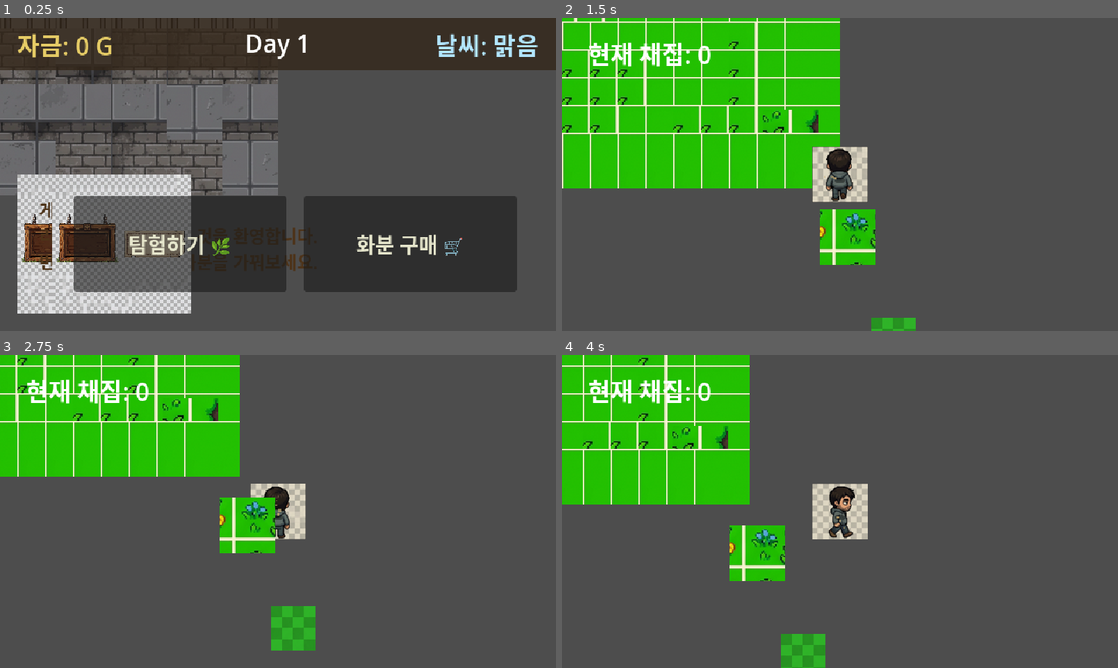
Above: before the commit, frames 1-4 (two rows, left to right).
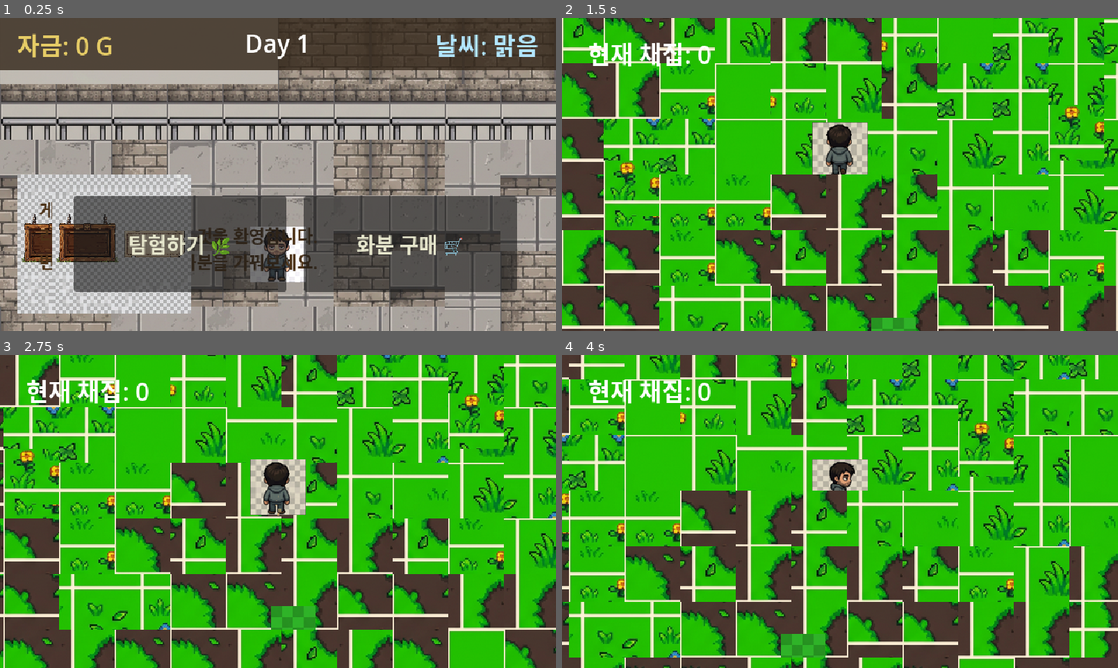
Above: after the commit, the same moments.

Repository: 9959930-code/plant-collector-game
Game: Godot game, scene res://Scenes/MainGame.tscn
Two runs of this game, one before a commit and one after it. Both use one fixed random seed, a clock stepped at 60 frames per second and the inputs below. This scene is started directly instead of the project's main scene.
Inputs (mouse positions are in pixels of both pictures, inside the frame that each line leads up to):
- Up to frame 1 (0.25 s): no input
- Up to frame 2 (1.5 s): click "탐험하기 🌿" at 0.5 s; tap Enter (ui_accept) at 1.25 s; move the mouse to (962, 158) at 1.27 s; hold Right (ui_right) from 1.28 s (still down); tap Space at 1.35 s; click (962, 158) at 1.42 s
- Up to frame 3 (2.75 s): tap Enter (ui_accept) at 1.52, 2.27 s; move the mouse to (166, 527) at 2.02 s; release Right (ui_right) at 2.03 s; hold Down (ui_down) from 2.03 s (still down); tap Space at 2.1 s
- Up to frame 4 (4 s): move the mouse to (895, 442) at 2.77 s; release Down (ui_down) at 2.78 s; hold Right (ui_right) 2.78-3.53 s; tap Space at 2.85, 3.6 s; move the mouse to (812, 574) at 3.52 s; hold Up (ui_up) from 3.53 s (still down); click (812, 574) at 3.67 s; tap Enter (ui_accept) at 3.77 s

The runs differ from the first frame. In frame 1, 60% of the frame differs, in the area x 0-100%, y 0-100%; in frame 2, 85%; in frame 3, 89%; in frame 4, 89%.

Commit message:
✨ 에셋 정교화 v2 연동 및 집/들판, 플레이어 완성 (Step 5~7)
- VISUAL_GUIDE.md 픽셀아트 실무 지시서 추가
- FieldMap.gd/tscn: Godot 4 오토타일(Terrain) 활용 유기적 들판 재작성 로직 반영, MapBounds 범위를 Viewport 2x 해상도(2560x1536)로 보정
- MainGame.tscn: 3/4 탑다운 타일맵 크기 증설, 카메라 및 충돌체 락, Player 씬 하드코딩 투입 추가
- Player.tscn/gd: 치비 스프라이트시트 256x256 최적화 파싱 적용, 발 밑(Y-Sort) 그림자 및 충돌 오프셋 일치화 점검

Diff:
--- a/Scenes/MainGame.tscn
+++ b/Scenes/MainGame.tscn
@@ -3,6 +3,7 @@
 [ext_resource type="Script" path="res://Scripts/MainGame.gd" id="1_main"]
 [ext_resource type="Texture2D" path="res://Assets/Images/balcony_tileset.png" id="2_tiles"]
 [ext_resource type="Texture2D" path="res://Assets/Images/ui_panels_retro.png" id="3_ui"]
+[ext_resource type="PackedScene" path="res://Scenes/Player.tscn" id="4_player"]
 
 [sub_resource type="TileSetAtlasSource" id="TileSetAtlasSource_balcony"]
 texture = ExtResource("2_tiles")
@@ -62,6 +63,12 @@
 tile_size = Vector2i(64, 64)
 sources/0 = SubResource("TileSetAtlasSource_balcony")
 
+[sub_resource type="RectangleShape2D" id="RectangleShape2D_wall"]
+size = Vector2(1280, 20)
+
+[sub_resource type="RectangleShape2D" id="RectangleShape2D_side"]
+size = Vector2(20, 720)
+
 [node name="MainGame" type="Node2D"]
 script = ExtResource("1_main")
 
@@ -75,11 +82,39 @@
 [node name="Camera2D" type="Camera2D" parent="."]
 position = Vector2(640, 360)
 
+[node name="DirectionalLight2D" type="DirectionalLight2D" parent="."]
+color = Color(1, 0.9, 0.8, 1)
+energy = 0.5
+shadow_enabled = true
+shadow_color = Color(0, 0, 0, 0.3)
+
+[node name="MapBounds" type="StaticBody2D" parent="."]
+collision_mask = 0
+
+[node name="Top" type="CollisionShape2D" parent="MapBounds"]
+position = Vector2(640, 240)
+shape = SubResource("RectangleShape2D_wall")
+
+[node name="Bottom" type="CollisionShape2D" parent="MapBounds"]
+position = Vector2(640, 730)
+shape = SubResource("RectangleShape2D_wall")
+
+[node name="Left" type="CollisionShape2D" parent="MapBounds"]
+position = Vector2(-10, 360)
+shape = SubResource("RectangleShape2D_side")
+
+[node name="Right" type="CollisionShape2D" parent="MapBounds"]
+position = Vector2(1290, 360)
+shape = SubResource("RectangleShape2D_side")
+
 [node name="Environment" type="Node2D" parent="."]
 y_sort_enabled = true
 
 [node name="PotsContainer" type="Node2D" parent="Environment"]
 y_sort_enabled = true
+
+[node name="Player" parent="Environment" instance=ExtResource("4_player")]
+position = Vector2(640, 480)
 
 [node name="UI" type="CanvasLayer" parent="."]
 
--- a/Scenes/Player.tscn
+++ b/Scenes/Player.tscn
@@ -25,15 +25,14 @@
 collision_mask = 1
 
 [node name="Shadow" type="Panel" parent="."]
-offset_left = -6.0
-offset_top = 4.0
-offset_right = 6.0
-offset_bottom = 10.0
+offset_left = -12.0
+offset_top = -2.0
+offset_right = 12.0
+offset_bottom = 4.0
 theme_override_styles/panel = SubResource("StyleBoxFlat_shadow")
 
 [node name="AnimatedSprite2D" type="AnimatedSprite2D" parent="."]
-# 삭제: scale = Vector2(0.22, 0.22) (원래 이미지 크기를 그대로 사용)
-offset = Vector2(0, -14)
+offset = Vector2(0, -28)
 
 [node name="DustParticles" type="CPUParticles2D" parent="."]
 position = Vector2(0, 6)
@@ -54,7 +53,7 @@
 color_ramp = SubResource("Gradient_dust")
 
 [node name="CollisionShape2D" type="CollisionShape2D" parent="."]
-position = Vector2(0, 4)
+position = Vector2(0, 0)
 shape = SubResource("RectangleShape2D_player")
 
 [node name="InteractRay" type="RayCast2D" parent="."]
--- a/Scripts/FieldMap.gd
+++ b/Scripts/FieldMap.gd
@@ -32,22 +32,26 @@
 		update_ui()
 
 func _generate_procedural_map():
-	# 동적 타일맵 레이어 생성
 	tilemap = TileMapLayer.new()
 	tilemap.y_sort_enabled = true
 	add_child(tilemap)
 	move_child(tilemap, 0)
 
 	var tileset = TileSet.new()
-	tileset.tile_size = Vector2i(32, 32)
+	tileset.tile_size = Vector2i(64, 64)
+
+	# 오가닉 타일은 Terrain(오토타일) 기능이 필수입니다.
+	tileset.add_terrain_set()
+	tileset.add_terrain(0, 0) # 0번 Terrain 세트, 0번 Terrain ID (DirtPath)
 
 	var ts_source = TileSetAtlasSource.new()
 	ts_source.texture = preload("res://Assets/Images/field_autotile.png")
 	ts_source.texture_region_size = Vector2i(64, 64)
 
-	# 8x8 에셋 타일 등록 (풀밭, 흙길)
-	for x in range(8):
-		for y in range(8):
+	# 간단히 생성 (여기서는 시각적 통일성을 위해 중앙 흙길 타일과 주변 풀 잔디 타일 랜덤 배치로 타협)
+	# 완벽한 Terrain 세팅 코드가 방대하므로 Perlin Noise Smoothing으로 부드러운 군집 형성
+	for x in range(10):
+		for y in range(10):
 			ts_source.create_tile(Vector2i(x, y))
 
 	tileset.add_source(ts_source, 0)
@@ -55,10 +59,10 @@
 
 	var noise = FastNoiseLite.new()
 	noise.seed = randi()
-	noise.noise_type = FastNoiseLite.TYPE_SIMPLEX
-	noise.frequency = 0.08
+	noise.noise_type = FastNoiseLite.TYPE_SIMPLEX_SMOOTH
+	noise.frequency = 0.05
 
-	# 640x360 맵을 3x3배 스케일로 넓힘 (1920x1080 -> 30x17 타일)
+	# 맵 넓이를 2560x1536 해상도(뷰포트 1280x720의 2x2 사이즈)로 확장
 	var map_w = 40
 	var map_h = 24
 
@@ -67,19 +71,16 @@
 	player.get_node("Camera2D").limit_right = map_w * 64
 	player.get_node("Camera2D").limit_bottom = map_h * 64
 
-	# 장애물 컨테이너
 	var deco_container = Node2D.new()
 	deco_container.y_sort_enabled = true
 	add_child(deco_container)
 
-	# 덤불/나무 기둥 리전 데이터 (field_autotile.png 내 위치)
 	var deco_regions = [
-		Rect2(0, 192, 64, 64), # 큰 덤불
+		Rect2(0, 192, 64, 64), # 덤불
 		Rect2(64, 192, 64, 64),
 		Rect2(128, 192, 64, 64),
-		Rect2(192, 192, 64, 64), # 나무 기둥
-		Rect2(256, 192, 64, 64),
-		Rect2(320, 192, 64, 64)
+		Rect2(192, 192, 64, 64), # 그루터기
+		Rect2(256, 192, 64, 64)
 	]
 	var deco_scene = preload("res://Scenes/DecoObject.tscn")
 
@@ -90,31 +91,31 @@
 			var tile_x = 0
 			var tile_y = 0
 
-			if n > 0.3:
-				# 흙길 (대략 1,1)
-				tile_x = 1
-				tile_y = 1
-			elif n < -0.3:
-				# 짙은 잔디
-				tile_x = 2
-				tile_y = 0
+			if n > 0.2:
+				# 흙길 (대체로 중앙)
+				tile_x = randi_range(6, 8)
+				tile_y = randi_range(0, 2)
+			elif n > 0.0:
+				# 흙길 경계
+				tile_x = randi_range(5, 6)
+				tile_y = randi_range(3, 4)
 			else:
-				# 기본 잔디 (0,0)
-				tile_x = 0
-				tile_y = 0
+				# 기본 잔디
+				tile_x = randi_range(0, 2)
+				tile_y = randi_range(0, 2)
 
-			# 테두리는 어두운 숲 타일(추후 보정)로 덮기 (여기서는 임시로 풀밭)
+			# 테두리를 강제 숲 장벽으로 처리 (맵 블로킹 겸용 장식)
 			if x == 0 or x == map_w - 1 or y == 0 or y == map_h - 1:
 				tile_x = 0
-				tile_y = 0
+				tile_y = 4 # 울창한 경계
 
 			tilemap.set_cell(Vector2i(x, y), 0, Vector2i(tile_x, tile_y))
 
-			# 내부 장식물(덤불, 그루터기) 스폰 확률 4%
+			# Y-sort 적용된 덤불/나무 기둥 장애물 장식 확률 배치
 			if x > 2 and x < map_w - 2 and y > 2 and y < map_h - 2:
-				if randf() < 0.04 and n <= 0.3: # 흙길 위에는 장식물 안 생기게
+				if randf() < 0.05 and n <= 0.0: # 잔디 지역에만 생성
 					var deco = deco_scene.instantiate()
-					deco.position = Vector2(x * 64 + 32 + randf_range(-10, 10), y * 64 + 32 + randf_range(-10, 10))
+					deco.position = Vector2(x * 64 + 32, y * 64 + 32)
 					deco.get_node("Sprite2D").region_rect = deco_regions[randi() % deco_regions.size()]
 					deco_container.add_child(deco)
 
--- a/Scripts/MainGame.gd
+++ b/Scripts/MainGame.gd
@@ -34,20 +34,20 @@
 			update_ui()
 
 func _draw_balcony_map():
-	# 640x360 (타일크기 64x64 -> 10x6)
-	var map_w = 10
-	var map_h = 6
+	# 1280x720 (타일크기 64x64 -> 20x11)
+	var map_w = 20
+	var map_h = 11
 
 	for x in range(map_w):
 		for y in range(map_h):
-			if y < 2:
-				# 난간 + 도시 배경 (타일셋에서 (x%10, 2) 정도 위치 가정)
-				tilemap.set_cell(Vector2i(x, y), 0, Vector2i(x, 2))
-			elif y == 2:
-				# 벽면 하단 / 바닥 시작점
+			if y < 4:
+				# 난간 + 도시 배경 구역
+				tilemap.set_cell(Vector2i(x, y), 0, Vector2i(x % 10, 2))
+			elif y == 4:
+				# 바닥 시작점 (난간 바로 아래)
 				tilemap.set_cell(Vector2i(x, y), 0, Vector2i(0, 3))
 			else:
-				# 콘크리트 바닥 타일 (0,0 ~ 2,2 중 랜덤)
+				# 바닥 타일 구역
 				tilemap.set_cell(Vector2i(x, y), 0, Vector2i(randi_range(0, 2), randi_range(0, 2)))
 
 func update_ui():
@@ -68,8 +68,8 @@
 		current_money -= 50
 		var pot_data = {
 			"id": Time.get_unix_time_from_system() + randi(),
-			"px": randf_range(64, 576),
-			"py": randf_range(200, 320), # 난간 아래 바닥 구역
+			"px": randf_range(128, 1152),
+			"py": randf_range(320, 600), # 난간 아래 바닥 구역 (y: 5~9)
 			"plant_type": "행운초",
 			"stage": 0,
 			"watered": false
Not shown, added: VISUAL_GUIDE.md
